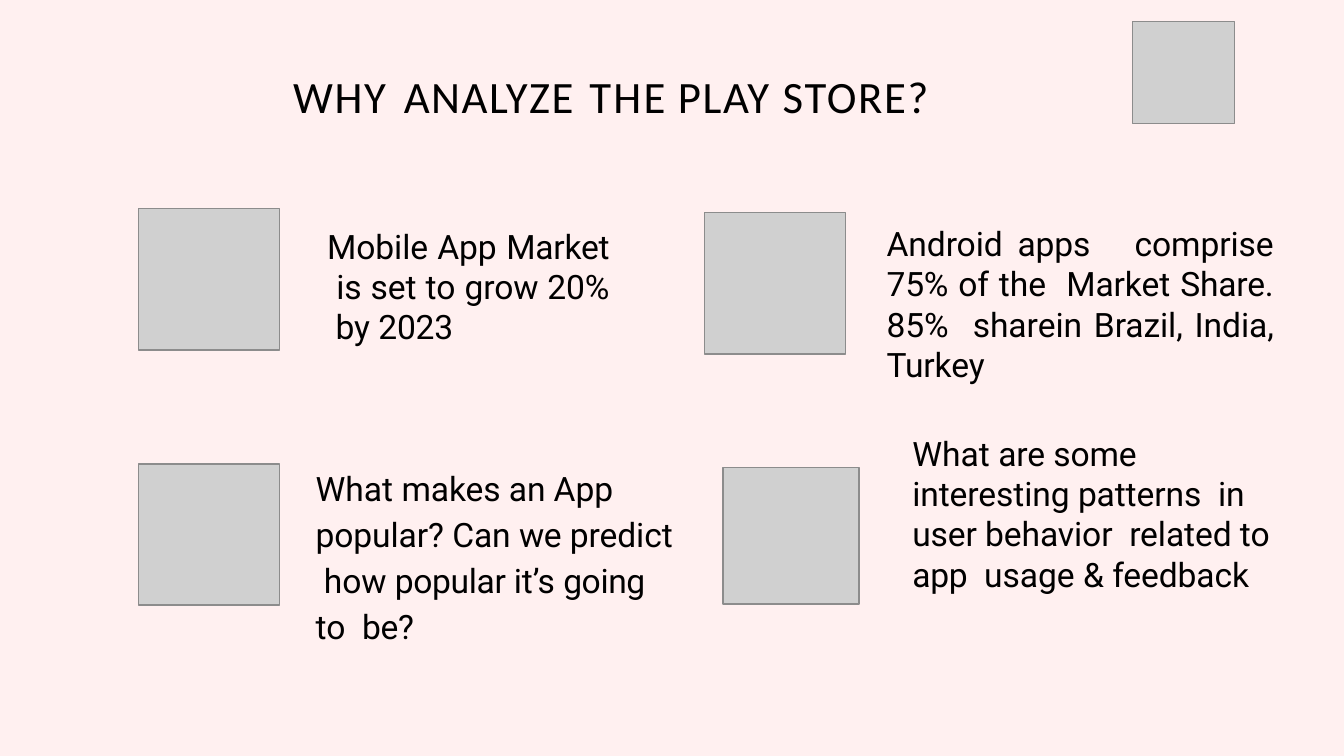
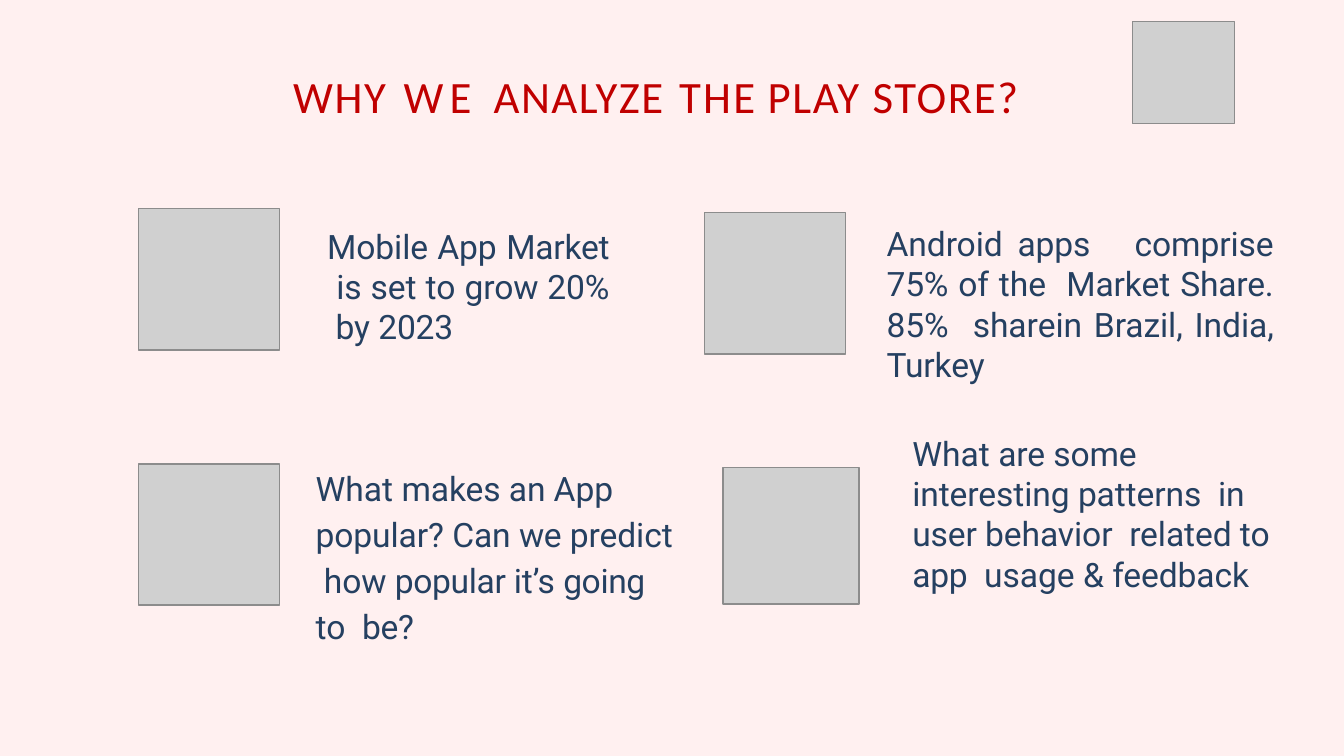
Before and after one commit to akriti0998/Play-store-data-analysis-, a slide deck: slide 3 of work of EDA Presentation.pptx. Drawn at 1344x756 pixels with LibreOffice and Linux fonts; fonts in the diff are those of the drawing; grey boxes stand for pictures; background and template pictures are left out. Boxes give left, top, right and bottom in pixels: in the first picture for what was removed or moved away, otherwise in the second. Text is boxed around its words. In the diff, an @@ line names an element or a change of style, - is before the commit and + after.

```diff
--- a/work of EDA Presentation.pptx
+++ b/work of EDA Presentation.pptx
@@ title at (x1=293, y1=82, x2=1019, y2=114): text changed; text colour #000000 to #C00000 @@
-WHY ANALYZE THE PLAY STORE?
+WHY WE ANALYZE THE PLAY STORE?
@@ text colour #000000 to #254061 in 3 elements at (x1=316, y1=475, x2=673, y2=640), (x1=327, y1=233, x2=609, y2=346), (x1=887, y1=230, x2=1274, y2=594) @@
```
Also in this commit, not shown: 11 other slides changed, 18 slides added, 1 slide removed.
